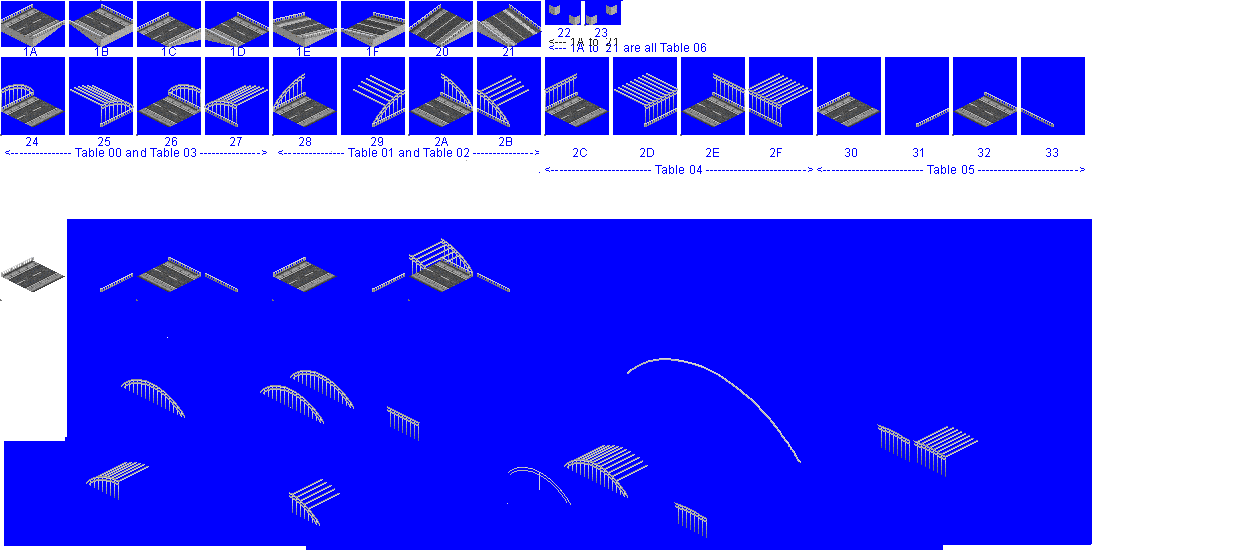
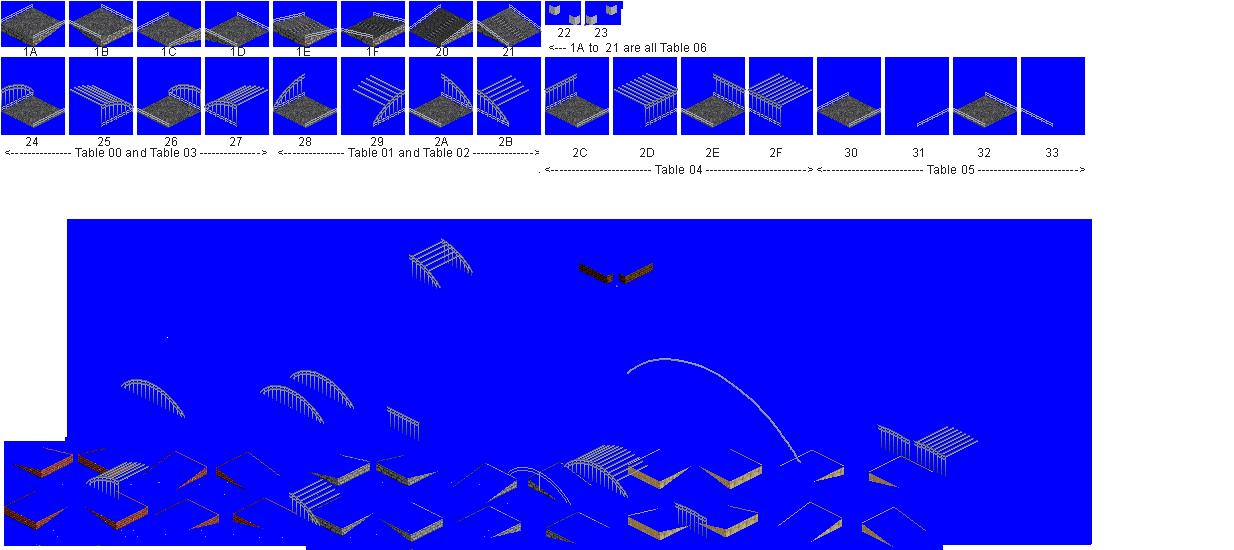
Layers edited between the first and the second 1234 × 550 image:
moved "pillars" above "glander new" over [1, 4, 617, 47]
hid "whitebase" over [1, 24, 506, 47]
hid "roadbase" over [0, 0, 1054, 301]
hid "arch truss" over [1, 15, 978, 538]
showed "arch truss copy" over [1, 73, 985, 538]
showed "glander silver" over [1, 4, 1053, 538]
added layer "sukts" above "Pasted Layer" over [1, 7, 1017, 127]
showed "Pasted Layer" over [1, 1, 1085, 550]
